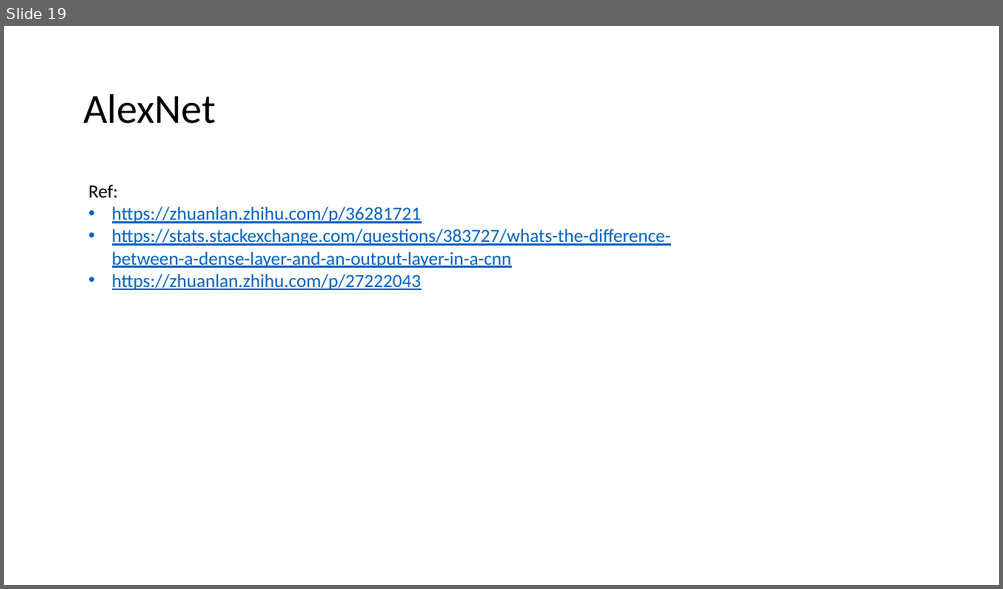
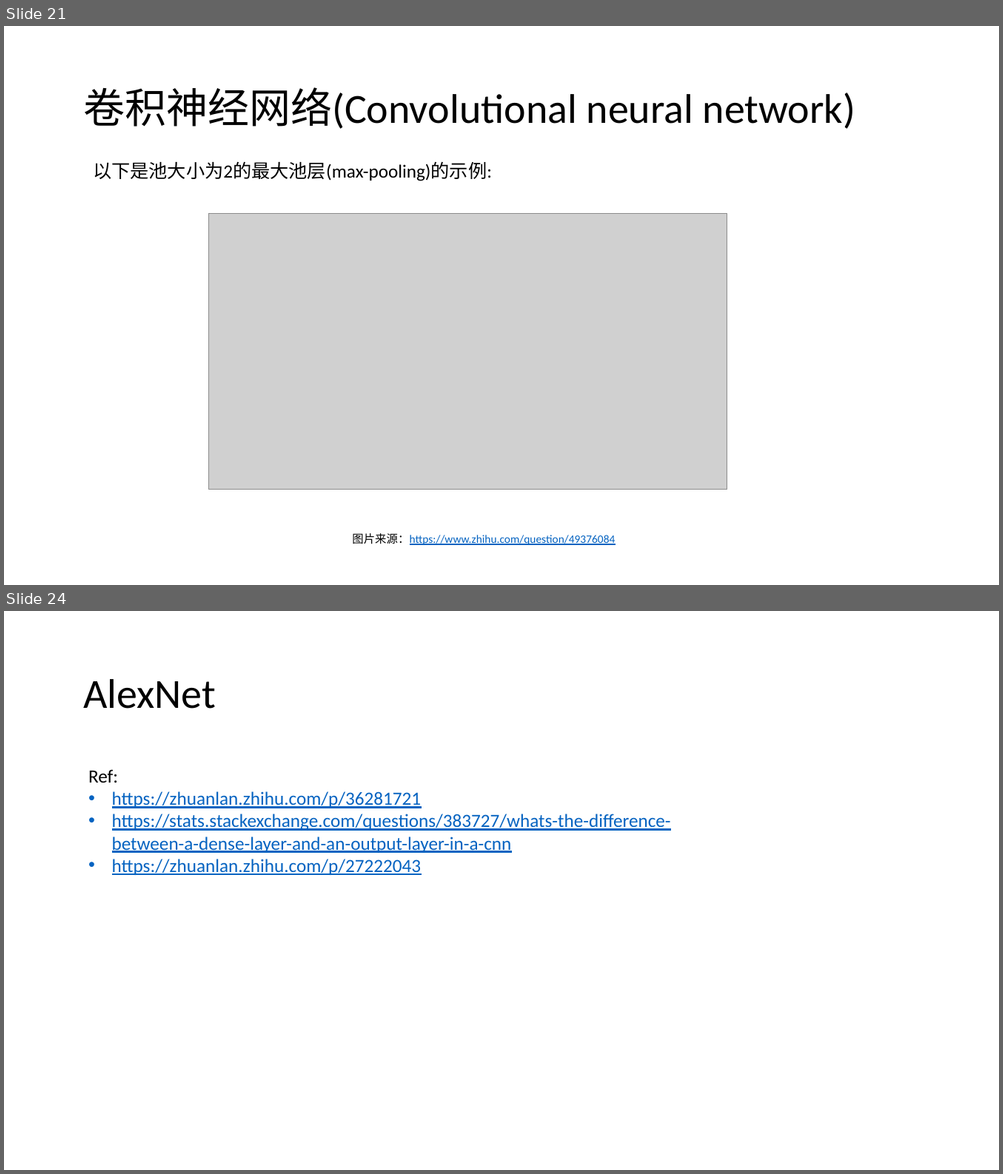
Before and after one commit to EnhaoSun/MyNotes, a slide deck: Artificial Intelligence.pptx. Shown one above the other, each under a label of ours: slide 19 before the commit, slides 21 and 24 after it; the slides between them are not shown. The pictures are 1003x589 and 1003x1174 pixels, drawn with LibreOffice and Linux fonts; fonts in the diff are those of the drawing; grey boxes stand for pictures. Boxes give left, top, right and bottom in pixels: in the first picture for what was removed or moved away, otherwise in the second. Text is boxed around its words. In the diff, an @@ line names an element or a change of style, - is before the commit and + after.

```diff
--- a/Artificial Intelligence.pptx
+++ b/Artificial Intelligence.pptx
@@ slide 21 added at [4,26,999,585], background #FFFFFF @@
@@ title added at [84,87,855,129], 40 pt, text #000000 @@
+卷积神经网络(Convolutional neural network)
@@ text added at [93,161,492,181], 18 pt, text #000000 @@
+以下是池大小为2的最大池层(max-pooling)的示例:
@@ picture added at [208,214,726,490] @@
@@ text added at [352,534,614,545], 11 pt, text #0563C1, underline @@
+图片来源：https://www.zhihu.com/question/49376084
@@ what was slide 19 is now slide 24 @@
```
Also in this commit, not shown: 3 slides changed, 4 other slides added.
